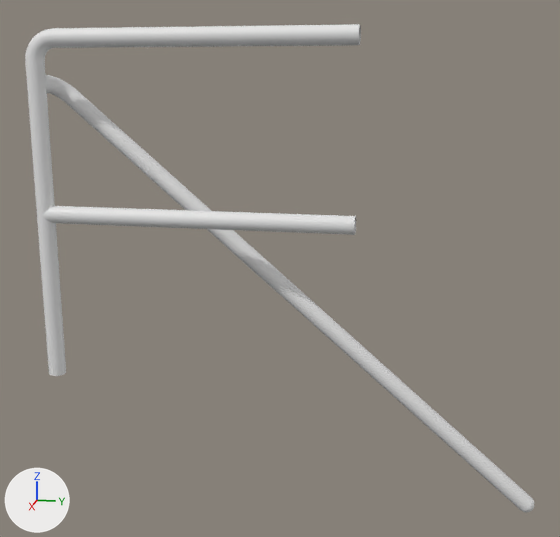
Two versions of the OBJ model assets/models/map_parts/sgc/railing/sgc_railing_cr_lh_2.obj, one commit apart.
Rendered twice from a camera (50 mm lens) standing at (30.7, 16.5, 13.1) and looking at (-0.9, 10.1, 5.2). Every picture has the same lights, and +X, +Y and +Z are marked at lower left. Where no turn or scale is listed for an object, it has been applied to the vertices.

Script lines for the objects in view, before the commit:
```python
me_railing_cr_lh_2 = bpy.data.meshes.new('Railing_CR_LH_2')
me_railing_cr_lh_2.from_pydata(...)  # 373 vertices, 348 faces; spans x -2.2..0.4, y -0.4..21.4, z -5.6..15.0
ob_railing_cr_lh_2 = bpy.data.objects.new('Railing_CR_LH_2', me_railing_cr_lh_2)
ob_railing_cr_lh_2.location = (0.0, 0.0, 0.0)
```
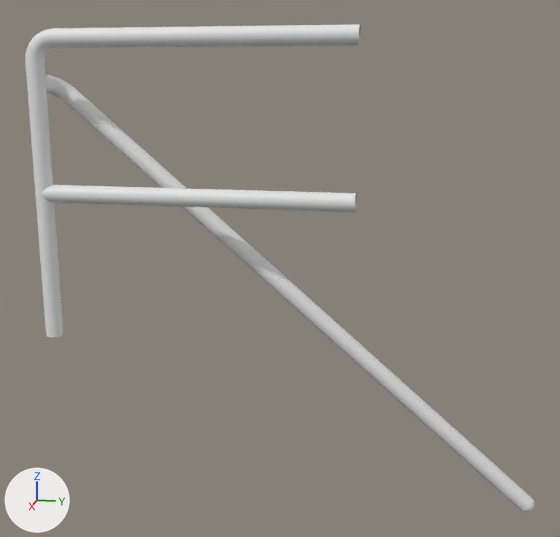
The newer file is also turned or shifted as a whole; pictures and numbers use the older file's frame.

The edits, one by one:
me_railing_cr_lh_2 has 373 vertices, 348 faces and spans x -2.2..0.4, y -0.4..21.4, z -5.6..15.0.
me_railing_cr_lh_2 is used by ob_railing_cr_lh_2; location (0.0, 0.0, 0.0).
me_railing_cr_lh_2 part 1: the loose piece of 24 vertices spanning x -0.4..0.4, y 0.0..13.4, z 6.9..7.7 is moved by (0.0, 0.0, 0.9).
me_railing_cr_lh_2 part 2: all 12 vertices in x -0.4..0.4, y -0.4..0.4, z 0.0 are moved by (0.0, 0.0, 1.8).

Location of each change, [x1, y1, x2, y2] in pixels of the pictures (560 x 537 px; the box of a moved part takes in the faces that stretch with it):
part 1 of me_railing_cr_lh_2, moved or reshaped: before [42, 206, 356, 235]; after [40, 185, 357, 212]
part 2 of me_railing_cr_lh_2, moved or reshaped: before [25, 61, 66, 376]; after [25, 61, 64, 337]
